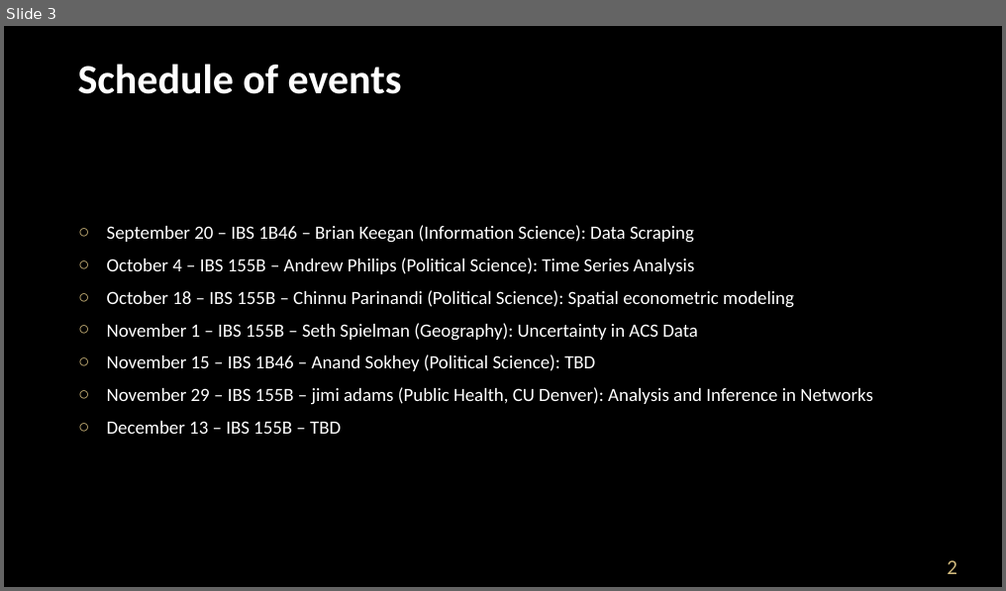
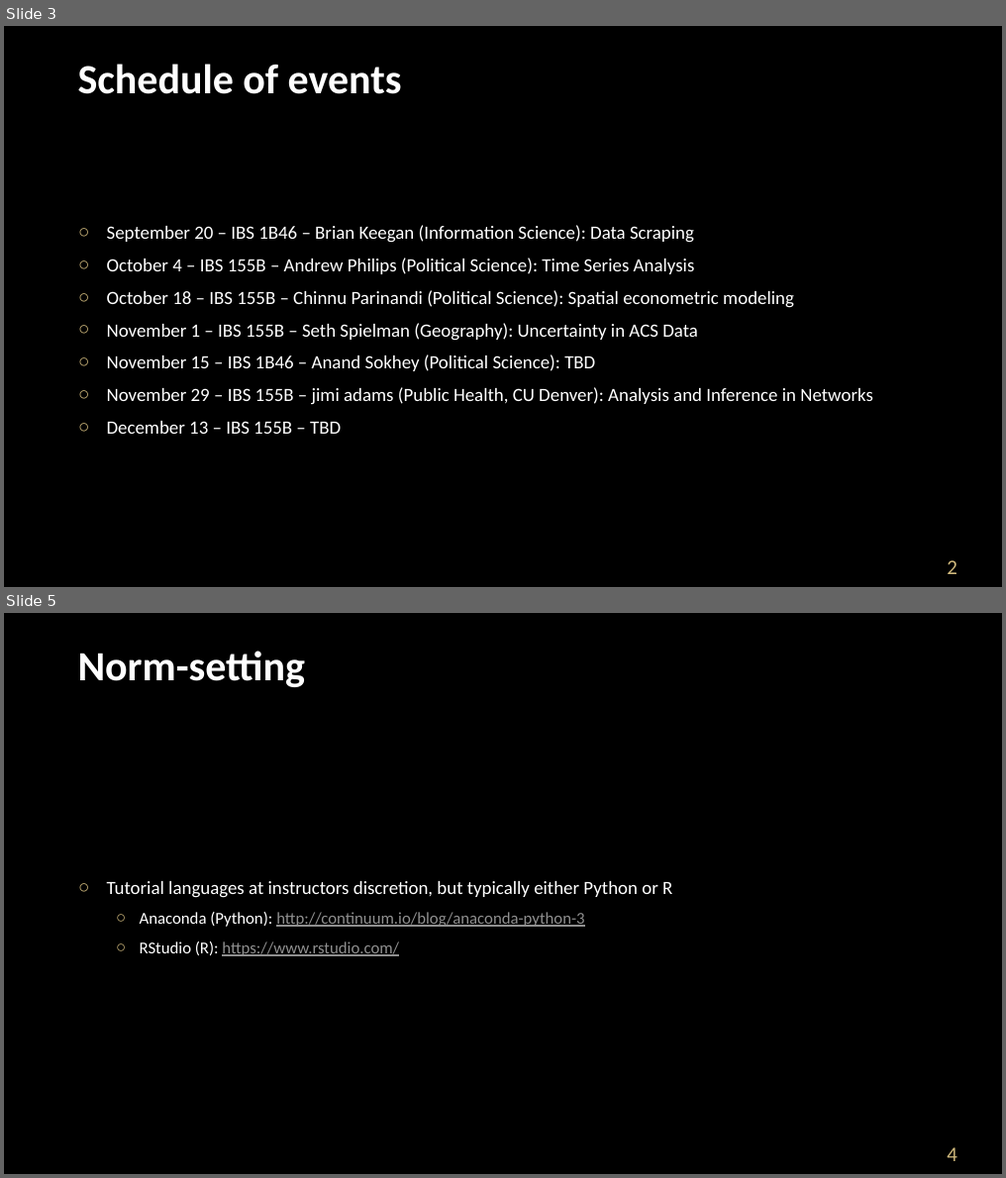
Before and after one commit to brianckeegan/ITSS-Fall-2018, a slide deck: CARTSS-ITSS - Data Scraping - Keegan.pptx. Shown one above the other, each under a label of ours: slide 3 before the commit, slides 3 and 5 after it; the slides between them are not shown. The pictures are 1006x591 and 1006x1178 pixels, drawn with LibreOffice and Linux fonts; fonts in the diff are those of the drawing; background and template pictures are left out. Boxes give left, top, right and bottom in pixels: in the first picture for what was removed or moved away, otherwise in the second. Text is boxed around its words. In the diff, an @@ line names an element or a change of style, - is before the commit and + after.

```diff
--- a/CARTSS-ITSS - Data Scraping - Keegan.pptx
+++ b/CARTSS-ITSS - Data Scraping - Keegan.pptx
@@ slide 5 added at (4, 613, 1002, 1174), background #000000 @@
@@ title added at (78, 651, 306, 687), 40 pt, text #FEFEFE, bold @@
+Norm-setting
@@ text added at (107, 881, 672, 957), 16 pt, text #FFFFFF @@
+○ Tutorial languages at instructors discretion, but typically either Python or R
+  ○ Anaconda (Python): http://continuum.io/blog/anaconda-python-3
+  ○ RStudio (R): https://www.rstudio.com/
@@ page number added at (946, 1148, 957, 1161), 20 pt, text #CFB87C @@
+4
```
Also in this commit, not shown: 1 other slide added, 1 other file.
